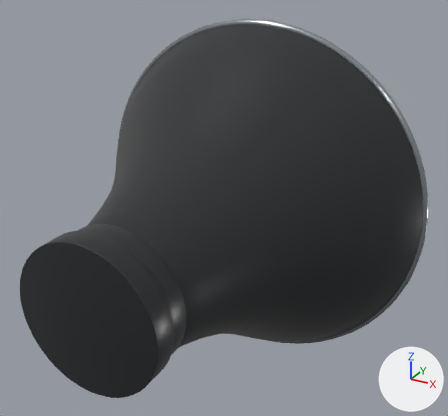
Renders of the glTF model assets/studio_equipment/studio_rig_v01/runtime/glb/profoto_magnum_100624.glb from each side of a commit.
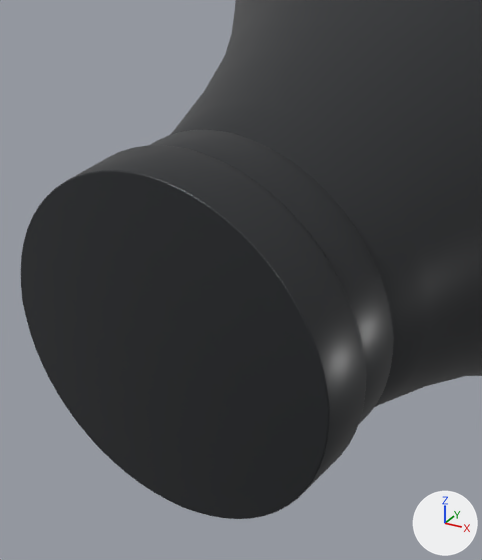
There are two pictures of each version: one whole from a camera (50 mm lens) standing at (0.256, -0.118, 2.077) and looking at (0.021, 0.309, 1.864), one close up on the part from 2% to 50% of the width and 40% to 100% of the height. The axes (+X, +Y, +Z) are drawn at lower right. The lights are the same throughout. The first two pictures are the older version. Where no turn or scale is listed for an object, it has been applied to the vertices.

The older version as bpy lines, for what is in view:
```python
me_cylinder_043 = bpy.data.meshes.new('Cylinder.043')
me_cylinder_043.from_pydata(...)  # 504 vertices, 1004 faces; spans x -0.0601..0.0601, y -0.01..0.01, z -0.0601..0.0601
me_cylinder_043.materials.append(mat_mat_black_powder)  # black #24272a
me_cylinder_044 = bpy.data.meshes.new('Cylinder.044')
me_cylinder_044.from_pydata(...)  # 504 vertices, 1004 faces; spans x -0.0571..0.0571, y -0.01..0.01, z -0.0571..0.0571
me_cylinder_044.materials.append(mat_mat_black_powder)  # black #24272a
me_magnum_outer_shell_mesh = bpy.data.meshes.new('MAGNUM_OUTER_SHELL_MESH')
me_magnum_outer_shell_mesh.from_pydata(...)  # 3326 vertices, 6652 faces; spans x -0.169..0.169, y 0.0..0.218, z -0.169..0.169
me_magnum_outer_shell_mesh.materials.append(mat_mat_black_powder)  # black #24272a
ob_magnum_collar_front = bpy.data.objects.new('MAGNUM_COLLAR_FRONT', me_cylinder_044)
ob_magnum_collar_front.location = (0.0, 0.18, 1.835)
ob_magnum_collar_rear = bpy.data.objects.new('MAGNUM_COLLAR_REAR', me_cylinder_043)
ob_magnum_collar_rear.location = (0.0, 0.16, 1.835)
ob_magnum_outer_shell = bpy.data.objects.new('MAGNUM_OUTER_SHELL', me_magnum_outer_shell_mesh)
ob_magnum_outer_shell.location = (0.0, 0.19, 1.835)
```
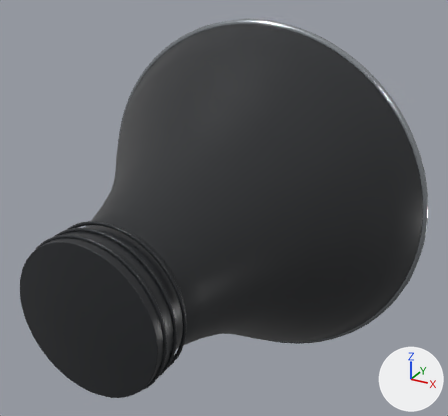
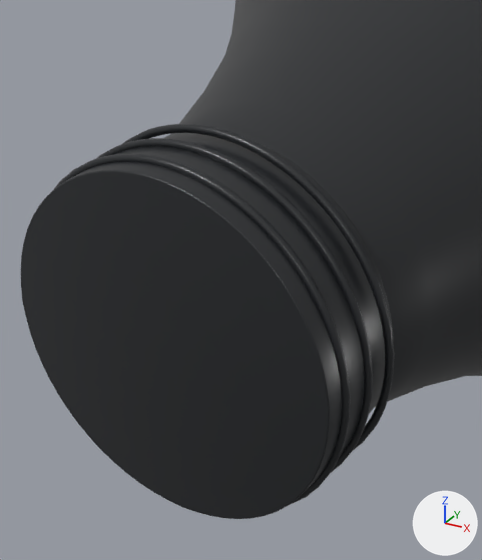
Where the change shows, as pixel boxes [x1, y1, x2, y2] in the close-ups (482 x 560 px):
'MAGNUM_COLLAR_RIB_01', added
    after: [54, 154, 351, 504]
'MAGNUM_COLLAR_RIB_03', added
    after: [124, 124, 395, 450]
'MAGNUM_COLLAR_RIB_02', added
    after: [97, 138, 373, 472]

The change, as a diff of the scene's bpy script:
```diff
--- a/assets/studio_equipment/studio_rig_v01/runtime/glb/profoto_magnum_100624.glb.py
+++ b/assets/studio_equipment/studio_rig_v01/runtime/glb/profoto_magnum_100624.glb.py
@@ me_torus_011 @@
+me_torus_011.from_pydata(...)  # 1536 vertices, 3072 faces; spans x -0.062..0.062, y -0.0015..0.0015, z -0.062..0.062
+me_torus_011.materials.append(mat_mat_black_powder)  # black #24272a
@@ ob_magnum_collar_rib_03 @@
+ob_magnum_collar_rib_03 = bpy.data.objects.new('MAGNUM_COLLAR_RIB_03', me_torus_011)
+ob_magnum_collar_rib_03.location = (0.0, 0.182, 1.835)
@@ ob_magnum_collar_rib_02 @@
+ob_magnum_collar_rib_02 = bpy.data.objects.new('MAGNUM_COLLAR_RIB_02', me_torus_011.copy())
+ob_magnum_collar_rib_02.location = (0.0, 0.17, 1.835)
@@ ob_magnum_collar_rib_01 @@
+ob_magnum_collar_rib_01 = bpy.data.objects.new('MAGNUM_COLLAR_RIB_01', me_torus_011.copy())
+ob_magnum_collar_rib_01.location = (0.0, 0.158, 1.835)
```
